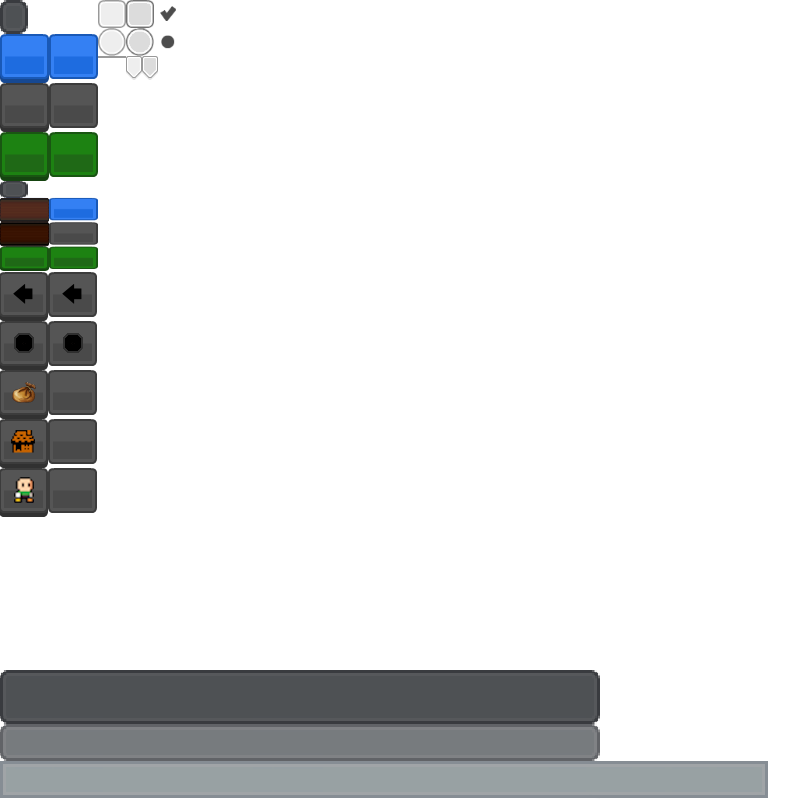
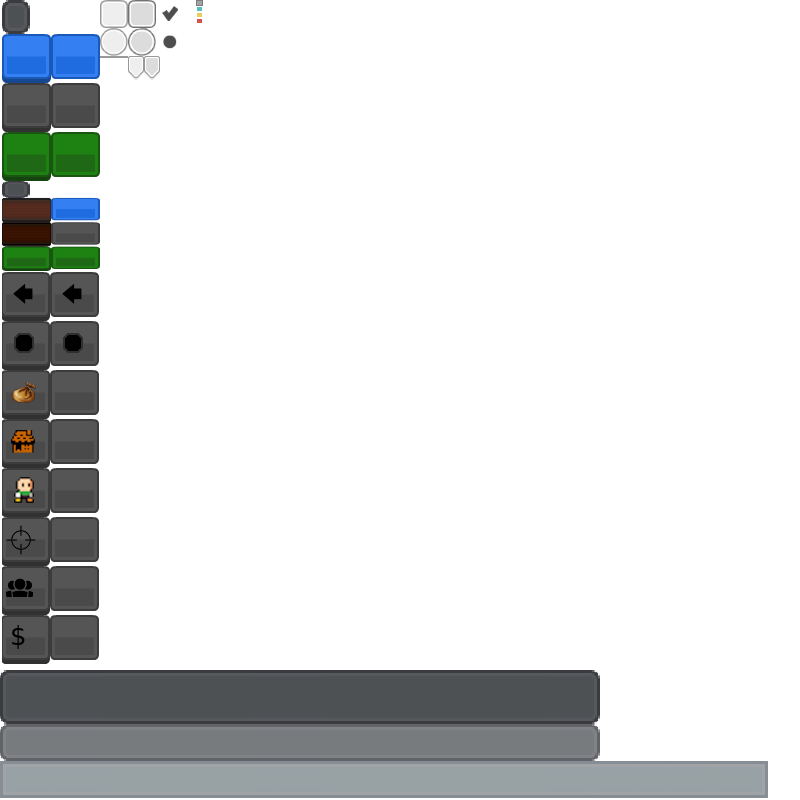
Comparing the layer stacks of the two 800 x 800 images. Changes:
added layer "actions" above "group" over (6, 525, 36, 555)
added layer "group" above "business" over (5, 578, 34, 597)
added layer "business" above "ui.png" over (12, 625, 25, 649)
painted on "ui.png" over (0, 0, 203, 664)
